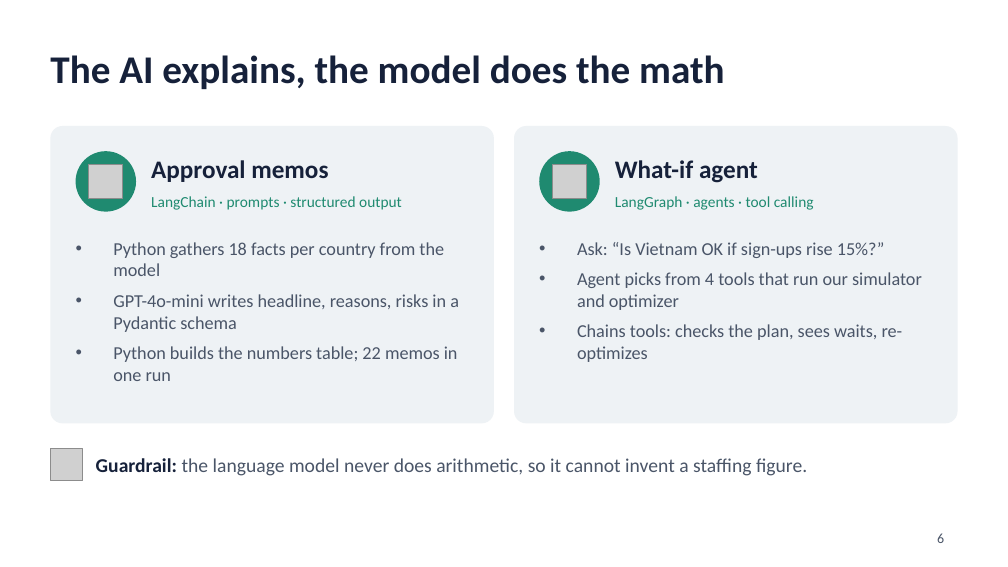
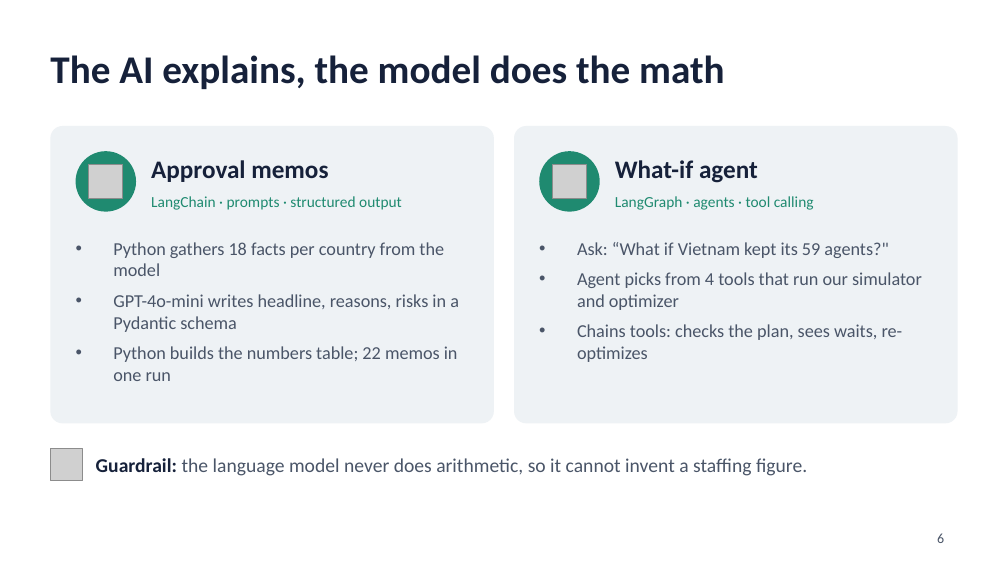
Before and after one commit to JahnaviSam/staffing-hackathon, a slide deck: slide 6 of staffing_demo_slides.pptx. Drawn at 1008x567 pixels with LibreOffice and Linux fonts; fonts in the diff are those of the drawing; grey boxes stand for pictures. Boxes give left, top, right and bottom in pixels: in the first picture for what was removed or moved away, otherwise in the second. Text is boxed around its words. In the diff, an @@ line names an element or a change of style, - is before the commit and + after.

Commit message:
Update README, agent fixes and demo slides

```diff
--- a/staffing_demo_slides.pptx
+++ b/staffing_demo_slides.pptx
@@ text at (577, 242, 888, 258): text changed @@
-• Ask: “Is Vietnam OK if sign-ups rise 15%?”
+• Ask: “What if Vietnam kept its 59 agents?"
```
Also in this commit, not shown: 3 other slides changed, 3 other files.
